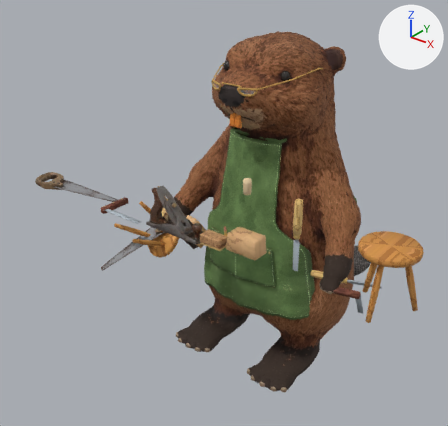
An edit to the glTF model public/models/shop/beaver.glb, drawn before and after from the same camera.
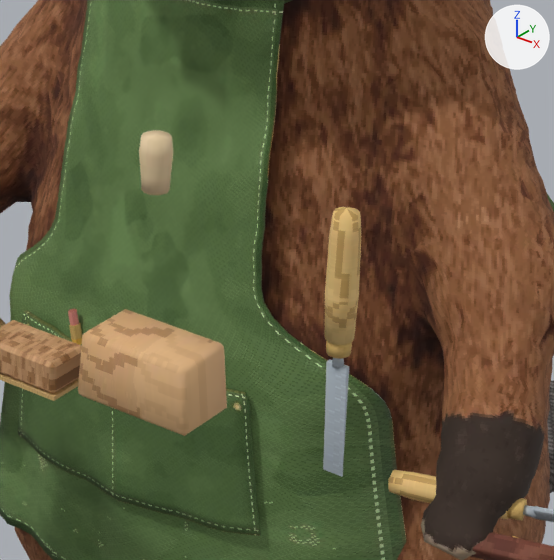
Old and new are each drawn whole from a camera (50 mm lens) standing at (0.992, -1.54, 1.324) and looking at (-0.189, -0.063, 0.408) and again close up on the part from 46% to 79% of the width and 33% to 69% of the height. Every picture has the same lights, and +X, +Y and +Z are marked at upper right. The first two pictures are the older version. Where no turn or scale is listed for an object, it has been applied to the vertices. Vertices at exactly the same position are counted once.

In view in the first close-up: 'fur', 'kit', 'rest_block', 'rest_chisel', 'rest_mallet'.
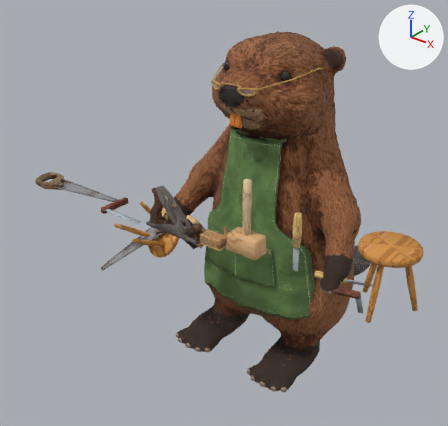
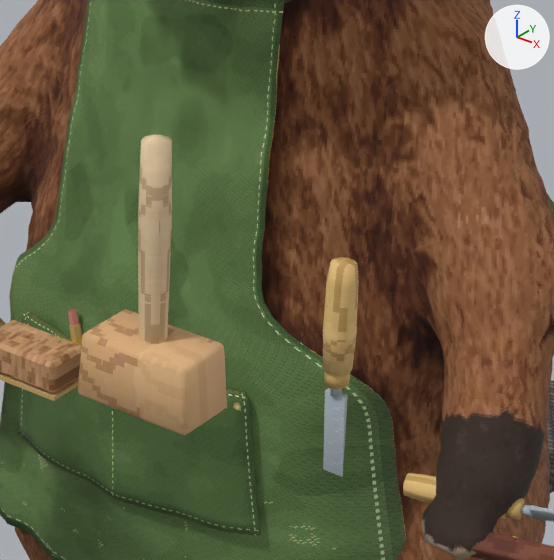
Boxes [x1, y1, x2, y2] around the edits, measured in the close-ups (554 x 560 px; the box of a moved part takes in the faces that stretch with it):
'rest_mallet', reshaped: before [78, 130, 227, 436]; after [78, 135, 227, 436]
'rest_chisel', reshaped, moved, rescaled (18% shorter): before [323, 207, 361, 477]; after [323, 257, 359, 477]
part 1 of me_tool_chisel_001, moved or reshaped: before [325, 241, 361, 345]; after [323, 289, 358, 376]
part 2 of me_tool_chisel_001, moved or reshaped: before [326, 341, 352, 359]; after [324, 372, 350, 389]
part 3 of me_tool_chisel_001, moved or reshaped: before [323, 360, 349, 477]; after [323, 388, 348, 477]
part 4 of me_tool_chisel_001, moved or reshaped: before [332, 358, 344, 368]; after [330, 388, 342, 397]
part 5 of me_tool_chisel_001, surface changed: before [324, 207, 361, 432]; after [323, 257, 359, 432]
part 6 of me_tool_mallet_001, moved or reshaped: before [139, 130, 173, 195]; after [138, 135, 172, 344]
part 7 of me_kit, moved or reshaped: before [409, 473, 536, 521]; after [422, 475, 532, 520]

What the commit changed:
me_tool_chisel_001 is used by ob_rest_chisel; location (0.29, -0.376, 0.6086); scale (0.1, 0.1, 0.1).
me_tool_chisel_001 had 132 vertices, 228 faces and spanned x -0.11..0.11, y -0.11..0.11, z -1.0..1.0.
me_tool_chisel_001 now has 132 vertices, 228 faces and spans x -0.14..0.14, y -0.13..0.13, z -1.0..1.0.
me_tool_chisel_001 part 1: the loose piece of 60 vertices spanning x -0.11..0.11, y -0.11..0.11, z 0.04..1.0 is scaled about its middle by (1.23, 1.23, 1.05), then moved by (0.0, 0.0, -0.02).
me_tool_chisel_001 part 2: the loose piece of 30 vertices spanning x -0.09..0.09, y -0.08..0.08, z -0.06..0.06 is scaled about its middle by 1.23, then moved by (0.0, 0.0, -0.06).
me_tool_chisel_001 part 3: the loose piece of 24 vertices spanning x -0.08..0.08, y -0.02..0.02, z -1.0..-0.14 is scaled about its middle by (1.23, 1.23, 0.91), then moved by (0.0, 0.0, -0.04).
me_tool_chisel_001 part 4: 18 of 132 vertices moved; they spanned x -0.05..0.05, y -0.04..0.04, z -0.16..-0.04 and now span x -0.06..0.06, y -0.05..0.05, z -0.24..-0.1; mean shift (0.0, 0.0, -0.07); largest move (0.02, 0.03, -0.04) -> (0.03, -0.05, -0.23).
me_tool_chisel_001 part 5: 80 kept faces spanning x -0.14..0.14, y -0.13..0.13, z -1.0..1.0 get new texture (UV) coordinates.
me_tool_mallet_001 has 84 vertices, 144 faces and spans x -0.05..0.05, y -0.027..0.027, z -0.105..0.105.
me_tool_mallet_001 is used by ob_rest_mallet; location (0.135, -0.374, 0.6136).
me_tool_mallet_001 part 6: the loose piece of 60 vertices spanning x -0.012..0.012, y -0.011..0.011, z 0.063..0.105 is scaled about its middle by (1, 1, 4.87), then moved by (0.0, 0.0, -0.082).
me_kit is used by ob_kit; location (0.0, 0.0, 0.0).
me_kit had 4820 vertices, 9394 faces and spanned x -0.42..0.432, y -0.387..0.241, z 0.2..0.984.
me_kit now has 4821 vertices, 9395 faces and spans x -0.42..0.408, y -0.387..0.241, z 0.2..0.984.
me_kit part 7: 132 vertices moved from x 0.238..0.432, y -0.212..-0.148, z 0.392..0.414 to x 0.249..0.408, y -0.209..-0.155, z 0.392..0.414.
Other edits to the shape of me_kit do not show in these pictures.
Object 'rest_chisel' (ob_rest_chisel) moves from (0.29, -0.376, 0.6086) to (0.29, -0.376, 0.5901).
Object 'rest_chisel' (ob_rest_chisel) is rescaled from (0.1, 0.1, 0.1) to (0.0815, 0.0815, 0.0815).
